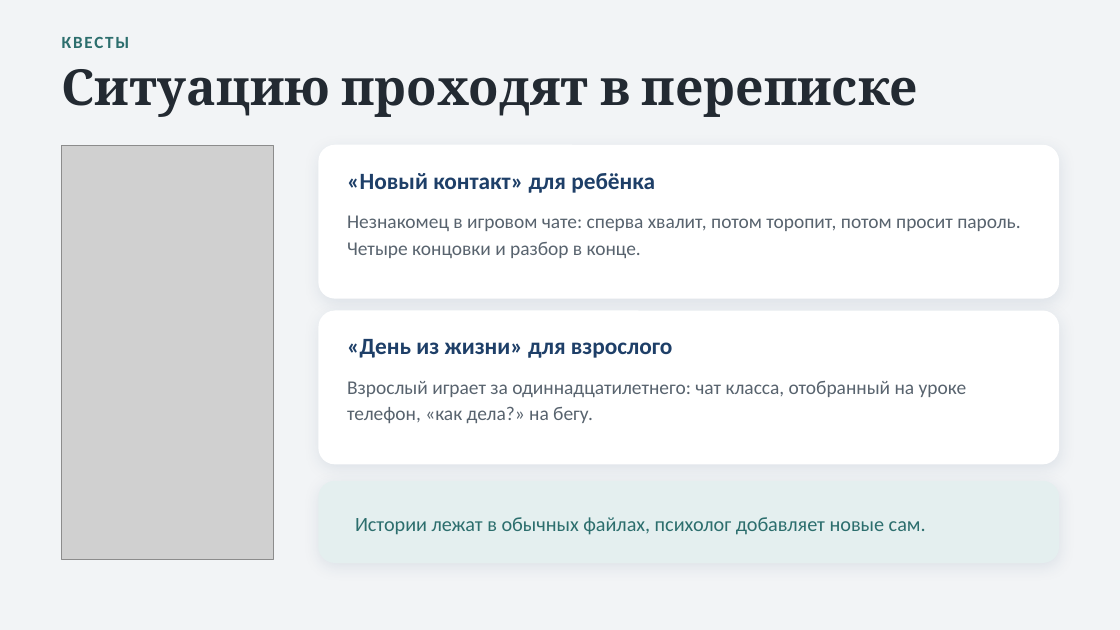
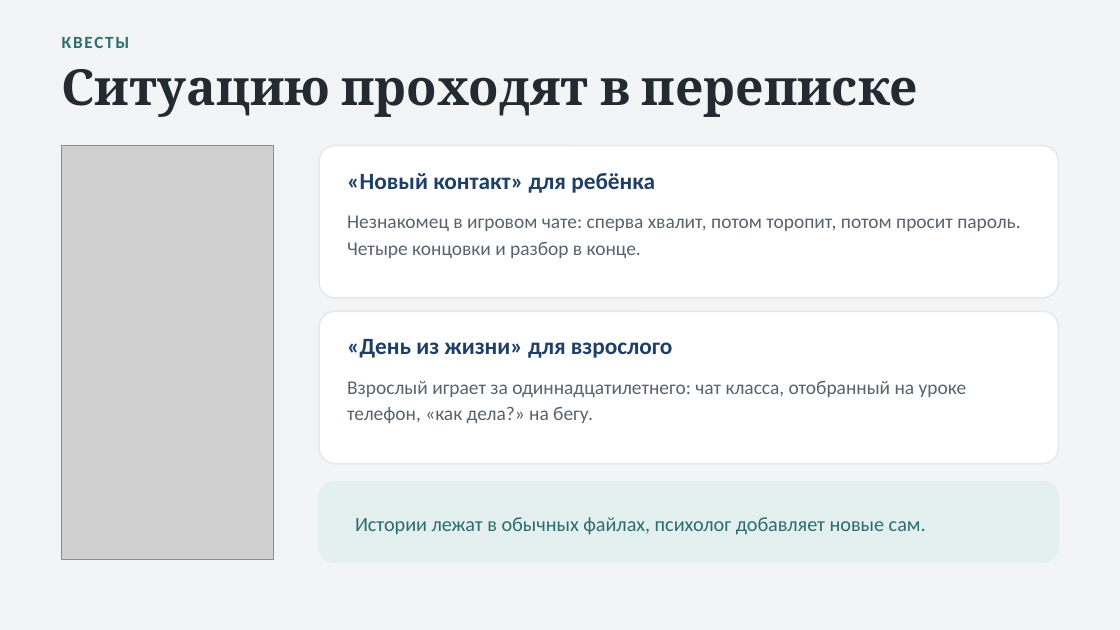
Before and after one commit to Levalnik0/proekt-eho, a slide deck: slide 6 of Проект_Эхо_презентация.pptx. Drawn at 1120x630 pixels with LibreOffice and Linux fonts; fonts in the diff are those of the drawing; grey boxes stand for pictures. Boxes give left, top, right and bottom in pixels: in the first picture for what was removed or moved away, otherwise in the second. Text is boxed around its words. In the diff, an @@ line names an element or a change of style, - is before the commit and + after.

```diff
--- a/Проект_Эхо_презентация.pptx
+++ b/Проект_Эхо_презентация.pptx
@@ rounded rectangle at <box>319,146,1058,298</box>: outline #FFFFFF 1 pt to #E4E9EE 1 pt; shadow off @@
@@ rounded rectangle at <box>319,311,1058,464</box>: outline #FFFFFF 1 pt to #E4E9EE 1 pt; shadow off @@
```
Also in this commit, not shown: 9 other slides changed, 2 other files.
